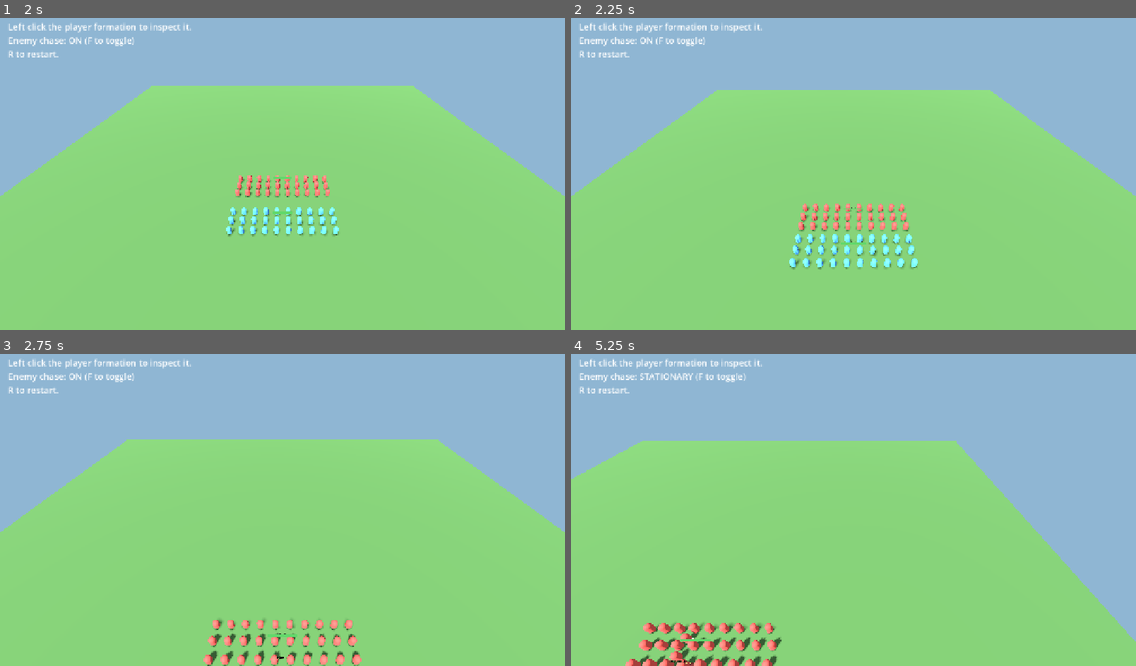
Above: before the commit, frames 1-4 (two rows, left to right).
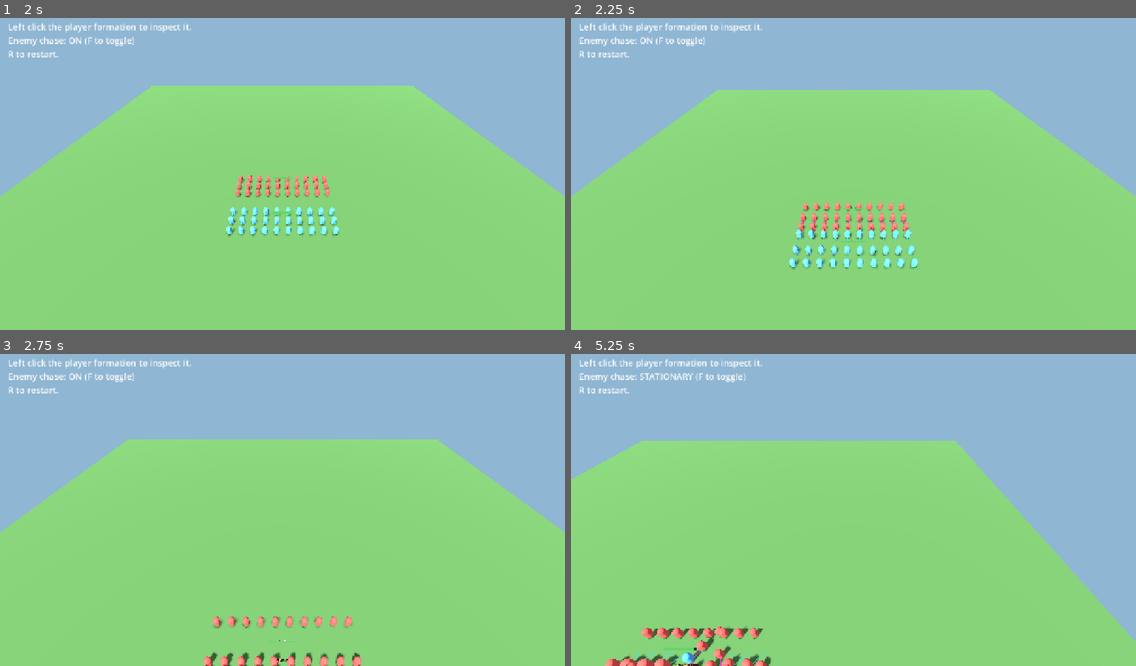
Above: after the commit, the same moments.

Repository: Jordhan-Carvalho/mikaipu
Game: Godot game, scene res://scenes/battle/battle_test.tscn
Two runs of this game, one before a commit and one after it. Both use one fixed random seed, a clock stepped at 60 frames per second and the inputs below.
Inputs (mouse positions are in pixels of both pictures, inside the frame that each line leads up to):
- Up to frame 1 (2 s): tap Enter at 0.5 s; move the mouse to (406, 155) at 0.52 s; tap G at 0.6 s; click (406, 155) at 0.67 s; drag from (169, 186) to (254, 233) at 1.27 s
- Up to frame 2 (2.25 s): move the mouse to (910, 102) at 2.02 s; hold W (camera_forward) from 2.03 s (still down); click (910, 102) at 2.17 s
- Up to frame 3 (2.75 s): keep holding W (camera_forward); tap G at 2.3 s
- Up to frame 4 (5.25 s): release W (camera_forward) at 2.75 s; drag from (825, 569) to (684, 460) at 2.77 s; move the mouse to (1023, 553) at 3.52 s; hold D (camera_right) 3.53-4.25 s; click (1023, 553) at 3.67 s; tap G at 3.8 s; drag from (684, 460) to (768, 428) at 4.27 s; move the mouse to (881, 506) at 5.02 s; tap F at 5.1 s; click (881, 506) at 5.17 s

Frame 1 is identical in both runs. In frame 2, 0.7% of the frame differs, in the area x 39-61%, y 59-73%; in frame 3, 1.3%; in frame 4, 2.5%, in the area x 6-38%, y 86-100%.

Commit message:
melle combat, now they dont stand still strigh line

Diff:
--- a/scripts/battle/battle_test.gd
+++ b/scripts/battle/battle_test.gd
@@ -35,6 +35,11 @@
 		if event.keycode == KEY_F:
 			combat_resolver.call("toggle_enemy_chase")
 			get_viewport().set_input_as_handled()
+		elif event.keycode == KEY_G:
+			var debug_enabled := not player_formation.local_melee_debug_enabled
+			player_formation.set_local_melee_debug(debug_enabled)
+			enemy_formation.set_local_melee_debug(debug_enabled)
+			get_viewport().set_input_as_handled()
 		elif event.keycode == KEY_R:
 			get_tree().reload_current_scene()
 			get_viewport().set_input_as_handled()
--- a/scripts/battle/combat_hud.gd
+++ b/scripts/battle/combat_hud.gd
@@ -36,4 +36,4 @@
 	if not player_formation.selected:
 		_status_label.text = "Left click the player formation to inspect it.\nEnemy chase: %s (F to toggle)\nR to restart." % ("ON" if combat_resolver.get("enemy_chase_enabled") else "STATIONARY")
 		return
-	_status_label.text = "%s\n%d / %d\nState: %s\nReceiving: %s ATTACK\nEnemy chase: %s (F to toggle)\nR to restart." % [player_formation.unit_name, player_formation.get_alive_count(), player_formation.get_max_count(), player_formation.get_state_name(), player_formation.receiving_direction …(71 unchanged characters)…
+	_status_label.text = "%s\n%d / %d\nState: %s\nLocal melee: %d\nReceiving: %s ATTACK\nEnemy chase: %s (F to toggle)\nG local-melee debug\nR to restart." % [player_formation.unit_name, player_formation.get_alive_count(), player_formation.get_max_count(), player_formation.get_state_name(), player_formation.get_local_melee_count(), player_formation.receiving_direction …(71 unchanged characters)…
--- a/scripts/formations/formation.gd
+++ b/scripts/formations/formation.gd
@@ -15,6 +15,12 @@
 @export var soldier_color := Color("#d5bc70")
 @export var health_per_soldier := 100.0
 @export var melee_range := 1.75
+@export var local_melee_acquisition_range := 3.0
+@export var local_melee_distance := 0.85
+@export var local_melee_max_deviation := 2.5
+@export var local_target_refresh_seconds := 0.25
+@export var local_visual_attack_interval := 0.8
+@export var local_max_attackers_per_target := 2
 
 var soldiers: Array[Soldier] = []
 var destination := Vector3(0.0, 0.0, 3.0)
@@ -31,6 +37,8 @@
 var _debug_mesh: ImmediateMesh
 var _debug_instance: MeshInstance3D
 var _debug_material: StandardMaterial3D
+var _local_target_refresh_remaining := 0.0
+var local_melee_debug_enabled := false
 
 func _ready() -> void:
 	_create_debug_mesh()
@@ -44,14 +52,24 @@
 		add_child(soldier)
 		soldier.global_position = slot
 		soldier.set_placeholder_color(soldier_color)
+		soldier.configure_local_melee(local_melee_acquisition_range, local_melee_distance, local_melee_max_deviation, local_visual_attack_interval)
 		soldier.set_desired_slot(slot, facing)
 		soldiers.append(soldier)
 	_create_status_display()
 	_rebuild_debug_mesh()
 
 func _process(_delta: float) -> void:
-	if selected:
+	if selected or local_melee_debug_enabled:
 		_rebuild_debug_mesh()
+
+func _physics_process(delta: float) -> void:
+	if _can_run_local_melee():
+		_local_target_refresh_remaining -= delta
+		if _local_target_refresh_remaining <= 0.0:
+			_assign_local_melee_targets()
+			_local_target_refresh_remaining = local_target_refresh_seconds
+	else:
+		_clear_local_melee_targets()
 
 func issue_order(new_destination: Vector3, new_facing: Vector3) -> void:
 	if combat_state == CombatState.DEFEATED:
@@ -112,6 +130,17 @@
 func get_max_count() -> int:
 	return soldier_count
 
+func get_local_melee_count() -> int:
+	var count := 0
+	for soldier in get_living_soldiers():
+		if soldier.is_in_local_melee():
+			count += 1
+	return count
+
+func set_local_melee_debug(value: bool) -> void:
+	local_melee_debug_enabled = value
+	_rebuild_debug_mesh()
+
 func get_health_ratio() -> float:
 	if max_health <= 0.0:
 		return 0.0
@@ -122,6 +151,10 @@
 		return
 	combat_state = new_state
 	combat_target = target
+	if combat_target != null:
+		_local_target_refresh_remaining = 0.0
+	elif new_state != CombatState.ENGAGED:
+		_clear_local_melee_targets()
 	if combat_state == CombatState.ENGAGED:
 		clear_order_preview()
 
@@ -129,6 +162,7 @@
 	if combat_state == CombatState.DEFEATED:
 		return
 	combat_target = null
+	_clear_local_melee_targets()
 	receiving_direction = "NONE"
 	var still_moving := get_current_center().distance_squared_to(destination) > 0.01
 	combat_state = CombatState.MOVING if still_moving else CombatState.IDLE
@@ -140,6 +174,7 @@
 	_apply_slots(destination, facing)
 	combat_state = CombatState.IDLE
 	combat_target = null
+	_clear_local_melee_targets()
 
 func get_state_name() -> String:
 	match combat_state:
@@ -170,12 +205,19 @@
 	if get_alive_count() == 0:
 		combat_state = CombatState.DEFEATED
 		combat_target = null
+		_clear_local_melee_targets()
 	return applied_damage
 
 func _find_closest_soldier(living: Array[Soldier], world_position: Vector3) -> Soldier:
-	var closest: Soldier = living.front() as Soldier
+	var candidates: Array[Soldier] = []
+	for soldier in living:
+		if soldier.is_in_local_melee():
+			candidates.append(soldier)
+	if candidates.is_empty():
+		candidates = living
+	var closest: Soldier = candidates.front() as Soldier
 	var closest_distance: float = closest.global_position.distance_squared_to(world_position)
-	for soldier in living:
+	for soldier in candidates:
 		var distance := soldier.global_position.distance_squared_to(world_position)
 		if distance < closest_distance:
 			closest = soldier
@@ -220,18 +262,91 @@
 	display.call("configure", self)
 	add_child(display)
 
+func _can_run_local_melee() -> bool:
+	return combat_target != null and is_instance_valid(combat_target) and combat_target.combat_state != CombatState.DEFEATED and get_alive_count() > 0
+
+func _assign_local_melee_targets() -> void:
+	var enemies: Array[Soldier] = combat_target.get_living_soldiers()
+	if enemies.is_empty():
+		_clear_local_melee_targets()
+		return
+	var claims: Dictionary = {}
+	for soldier in get_living_soldiers():
+		if _has_valid_local_target(soldier, enemies):
+			var target_id := soldier.local_target.get_instance_id()
+			claims[target_id] = int(claims.get(target_id, 0)) + 1
+		else:
+			soldier.clear_local_melee()
+	for soldier in get_living_soldiers():
+		if soldier.is_in_local_melee():
+			continue
+		var target := _find_best_local_target(soldier, enemies, claims)
+		if target == null:
+			continue
+		soldier.enter_local_melee(target)
+		var target_id := target.get_instance_id()
+		claims[target_id] = int(claims.get(target_id, 0)) + 1
+
+func _has_valid_local_target(soldier: Soldier, enemies: Array[Soldier]) -> bool:
+	if not soldier.is_in_local_melee() or not enemies.has(soldier.local_target):
+		return false
+	if soldier.global_position.distance_to(soldier.local_target.global_position) > local_melee_acquisition_range:
+		return false
+	return soldier.global_position.distance_to(soldier.desired_slot) <= local_melee_max_deviation + 0.35
+
+func _find_best_local_target(soldier: Soldier, enemies: Array[Soldier], claims: Dictionary) -> Soldier:
+	var best_target: Soldier = null
+	var best_claim_count := maxi(1 << 30, 0)
+	var best_distance_squared: float = INF
+	for enemy in enemies:
+		var distance_squared := soldier.global_position.distance_squared_to(enemy.global_position)
+		if distance_squared > local_melee_acquisition_range * local_melee_acquisition_range:
+			continue
+		var to_enemy := _flat(enemy.global_position - soldier.global_position)
+		if to_enemy.length_squared() < 0.0001:
+			continue
+		var approach_position := enemy.global_position - to_enemy.normalized() * local_melee_distance
+		if _flat(approach_position - soldier.desired_slot).length() > local_melee_max_deviation:
+			continue
+		var claim_count := int(claims.get(enemy.get_instance_id(), 0))
+		if claim_count >= local_max_attackers_per_target:
+			continue
+		if claim_count < best_claim_count or (claim_count == best_claim_count and distance_squared < best_distance_squared):
+			best_target = enemy
+			best_claim_count = claim_count
+			best_distance_squared = distance_squared
+	return best_target
+
+func _clear_local_melee_targets() -> void:
+	for soldier in soldiers:
+		if soldier.is_alive and soldier.movement_mode == Soldier.MovementMode.LOCAL_MELEE:
+			soldier.clear_local_melee()
+
 func _rebuild_debug_mesh() -> void:
 	if _debug_mesh == null:
 		return
 	_debug_mesh.clear_surfaces()
-	if not selected:
+	if not selected and not local_melee_debug_enabled:
 		return
 	_debug_mesh.surface_begin(Mesh.PRIMITIVE_LINES)
-	_draw_current_center(Color(0.35, 1.0, 0.35, 0.95))
-	_draw_formation_debug(destination, facing, Color(1.0, 0.78, 0.16, 0.95))
+	if selected:
+		_draw_current_center(Color(0.35, 1.0, 0.35, 0.95))
+		_draw_formation_debug(destination, facing, Color(1.0, 0.78, 0.16, 0.95))
 	if _preview_active:
 		_draw_formation_debug(_preview_destination, _preview_facing, Color(0.15, 0.95, 1.0, 0.95))
+	if local_melee_debug_enabled:
+		_draw_local_melee_debug()
 	_debug_mesh.surface_end()
+
+func _draw_local_melee_debug() -> void:
+	for soldier in get_living_soldiers():
+		if not soldier.is_in_local_melee():
+			continue
+		var soldier_position := to_local(soldier.global_position) + Vector3.UP * 0.16
+		var target_position := to_local(soldier.local_target.global_position) + Vector3.UP * 0.16
+		var slot_position := to_local(soldier.desired_slot) + Vector3.UP * 0.12
+		_add_line(soldier_position, target_position, Color(1.0, 0.2, 0.8, 0.95))
+		_add_line(soldier_position, slot_position, Color(0.2, 0.9, 1.0, 0.75))
 
 func _draw_current_center(color: Color) -> void:
 	var center := to_local(get_current_center()) + Vector3.UP * 0.05
--- a/scripts/units/soldier.gd
+++ b/scripts/units/soldier.gd
@@ -1,24 +1,35 @@
 class_name Soldier
 extends Node3D
+
+enum MovementMode { FORMATION, LOCAL_MELEE }
 
 @export var movement_speed := 7.0
 @export var stop_distance := 0.04
 @export var placeholder_color := Color("#d5bc70")
 var desired_slot := Vector3.ZERO
 var is_alive := true
+var movement_mode := MovementMode.FORMATION
+var local_target: Soldier
+var local_acquisition_range := 3.0
+var desired_melee_distance := 0.85
+var maximum_slot_deviation := 2.5
+var visual_attack_interval := 0.8
+var _attack_cooldown := 0.0
 var _body_material: StandardMaterial3D
+var _body: MeshInstance3D
+var _attack_tween: Tween
 
 func _ready() -> void:
-	var body := MeshInstance3D.new()
+	_body = MeshInstance3D.new()
 	var capsule := CapsuleMesh.new()
 	capsule.radius = 0.3
 	capsule.height = 1.25
 	_body_material = StandardMaterial3D.new()
 	_body_material.roughness = 0.8
 	capsule.material = _body_material
-	body.mesh = capsule
-	body.position.y = 0.625
-	add_child(body)
+	_body.mesh = capsule
+	_body.position.y = 0.625
+	add_child(_body)
 	set_placeholder_color(placeholder_color)
 	desired_slot = global_position
 
@@ -26,6 +37,30 @@
 	if not is_alive:
 		return
 	desired_slot = world_position
+
+func configure_local_melee(acquisition_range: float, melee_distance: float, max_deviation: float, attack_interval: float) -> void:
+	local_acquisition_range = acquisition_range
+	desired_melee_distance = melee_distance
+	maximum_slot_deviation = max_deviation
+	visual_attack_interval = attack_interval
+
+func enter_local_melee(target: Soldier) -> void:
+	if not is_alive or target == null or not target.is_alive:
+		return
+	local_target = target
+	movement_mode = MovementMode.LOCAL_MELEE
+
+func clear_local_melee() -> void:
+	local_target = null
+	movement_mode = MovementMode.FORMATION
+	_attack_cooldown = 0.0
+	_reset_attack_visual()
+
+func is_in_local_melee() -> bool:
+	return movement_mode == MovementMode.LOCAL_MELEE and _has_valid_local_target()
+
+func get_mode_name() -> String:
+	return "LOCAL_MELEE" if is_in_local_melee() else "FORMATION"
 
 func set_placeholder_color(color: Color) -> void:
 	placeholder_color = color
@@ -36,6 +71,7 @@
 	if not is_alive:
 		return
 	is_alive = false
+	clear_local_melee()
 	desired_slot = global_position
 	if _body_material != null:
 		_body_material.albedo_color = Color("#5a1f1f")
@@ -45,10 +81,62 @@
 func _physics_process(delta: float) -> void:
 	if not is_alive:
 		return
-	var target := Vector3(desired_slot.x, global_position.y, desired_slot.z)
-	var offset := target - global_position
+	_attack_cooldown = maxf(0.0, _attack_cooldown - delta)
+	var target_position := Vector3(desired_slot.x, global_position.y, desired_slot.z)
+	var target_to_face := Vector3.ZERO
+	if movement_mode == MovementMode.LOCAL_MELEE:
+		if _should_leave_local_melee():
+			clear_local_melee()
+		else:
+			var to_enemy := _flat_direction(local_target.global_position - global_position)
+			var approach_position := local_target.global_position - to_enemy * desired_melee_distance
+			var from_slot := _flat(approach_position - desired_slot)
+			if from_slot.length() > maximum_slot_deviation:
+				approach_position = desired_slot + from_slot.normalized() * maximum_slot_deviation
+			target_position = Vector3(approach_position.x, global_position.y, approach_position.z)
+			target_to_face = local_target.global_position - global_position
+			if global_position.distance_to(desired_slot) <= maximum_slot_deviation + 0.25 and global_position.distance_to(local_target.global_position) <= desired_melee_distance + 0.22:
+				_play_attack_visual()
+	var offset := target_position - global_position
 	if offset.length() <= stop_distance:
-		global_position = target
+		global_position = target_position
+		if target_to_face.length_squared() > 0.0001:
+			look_at(global_position + _flat_direction(target_to_face), Vector3.UP, true)
 		return
 	global_position += offset.normalized() * minf(movement_speed * delta, offset.length())
-	look_at(global_position + offset.normalized(), Vector3.UP, true)
+	var facing_direction := target_to_face if target_to_face.length_squared() > 0.0001 else offset
+	look_at(global_position + _flat_direction(facing_direction), Vector3.UP, true)
+
+func _should_leave_local_melee() -> bool:
+	if not _has_valid_local_target():
+		return true
+	if global_position.distance_to(desired_slot) > maximum_slot_deviation + 0.35:
+		return true
+	return global_position.distance_to(local_target.global_position) > local_acquisition_range
+
+func _has_valid_local_target() -> bool:
+	return local_target != null and is_instance_valid(local_target) and local_target.is_alive
+
+func _play_attack_visual() -> void:
+	if _body == null or _attack_cooldown > 0.0:
+		return
+	_attack_cooldown = visual_attack_interval
+	if _attack_tween != null:
+		_attack_tween.kill()
+	_body.position = Vector3(0.0, 0.625, 0.0)
+	_attack_tween = create_tween()
+	_attack_tween.tween_property(_body, "position", Vector3(0.0, 0.625, -0.18), 0.12)
+	_attack_tween.tween_property(_body, "position", Vector3(0.0, 0.625, 0.0), 0.16)
+
+func _reset_attack_visual() -> void:
+	if _attack_tween != null:
+		_attack_tween.kill()
+	if _body != null:
+		_body.position = Vector3(0.0, 0.625, 0.0)
+
+func _flat(vector: Vector3) -> Vector3:
+	return Vector3(vector.x, 0.0, vector.z)
+
+func _flat_direction(vector: Vector3) -> Vector3:
+	var flat := _flat(vector)
+	return Vector3.FORWARD if flat.length_squared() < 0.0001 else flat.normalized()
Not shown, changed: README.md
Not shown, changed: docs/COMBAT.md
